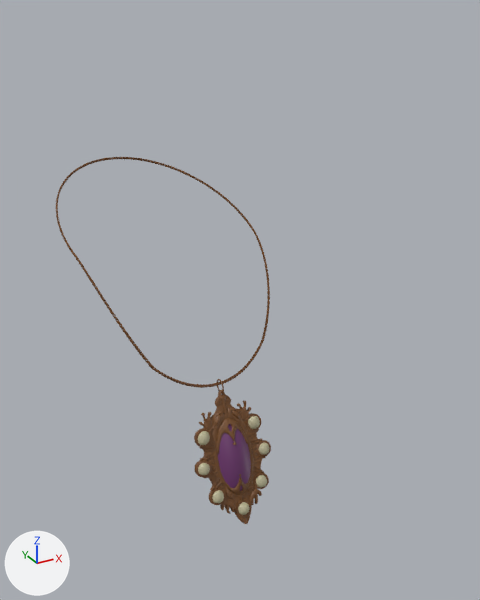
Before and after pictures for a commit that changed the FBX model Assets/Source/Player/Meshs/Catharine_pendant.fbx.
One viewpoint serves both versions: a 50 mm camera at (-0.156, -0.397, 1.653) aimed at (0.031, -0.058, 1.483). The lights are fixed; the arrows at lower left show +X, +Y and +Z. Where no turn or scale is listed for an object, it has been applied to the vertices.

Names of what the first picture shows: 'Catherine_pedant', 'Catherine_pedant_Connect', 'Catherine_pedant_Current', 'Nymeruis_gem_1', 'Nymeruis_gem_2', 'Nymeruis_gem_3', 'Nymeruis_gem_4', 'Nymeruis_gem_5', 'Nymeruis_gem_6', 'Nymeruis_gem_7'.
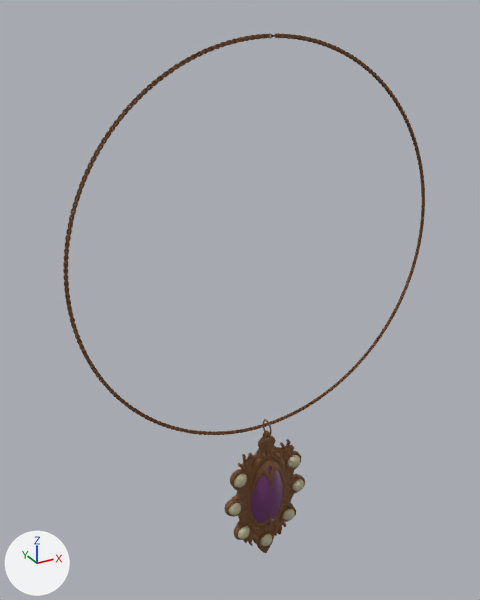
Boxes (x1, y1, x2, y2) around the edits, measured in the pictures (480 x 600 px):
```json
{"object": "Catherine_pedant", "change": "deleted", "before": [194, 390, 271, 524]}
{"object": "Catherine_Pendant", "change": "added", "after": [224, 430, 305, 553]}
{"object": "Catherine_current", "change": "added", "after": [63, 33, 425, 435], "on screen": "brown"}
{"object": "Catherine_pedant_Current", "change": "deleted", "before": [56, 157, 270, 388], "on screen": "brown"}
{"object": "Nymeruis_gem_1", "change": "moved", "before": [198, 431, 210, 445], "after": [234, 474, 247, 488]}
{"object": "Nymeruis_gem_7", "change": "moved", "before": [248, 416, 260, 429], "after": [288, 455, 300, 468]}
{"object": "Nymeruis_gem_2", "change": "moved", "before": [198, 463, 210, 475], "after": [229, 503, 241, 516]}
{"object": "Nymeruis_gem_3", "change": "moved", "before": [212, 490, 224, 503], "after": [238, 526, 250, 539]}
{"object": "Nymeruis_gem_4", "change": "moved", "before": [238, 502, 249, 515], "after": [260, 534, 272, 546]}
{"object": "Nymeruis_gem_5", "change": "moved", "before": [256, 475, 267, 487], "after": [283, 509, 295, 521]}
{"object": "Nymeruis_gem_6", "change": "moved", "before": [259, 443, 269, 455], "after": [293, 479, 304, 491]}
{"object": "Catherine_pedant_Connect", "change": "moved", "before": [217, 379, 224, 394], "after": [263, 419, 272, 436]}
```

Scene script edits in JSON lines:
```json
{"op": "add", "block": "me_mesh_009_1", "code": ["me_mesh_009_1 = bpy.data.meshes.new('Mesh.009')", "me_mesh_009_1.from_pydata(...)  # 6274 vertices, 5470 faces; spans x -0.0256..0.0256, y -0.0064..0.0016, z -0.0818..0.0022", "# faces by material slot: [5358, 112]", "me_mesh_009_1.materials.append(mat_leonora_pingente_master_catherine_pendant)  # brown #764d28", "me_mesh_009_1.materials.append(mat_leonora_pingente_master_equimon_gem)  # dark purple #6d356d"]}
{"op": "add", "block": "me_mesh_008_1", "code": ["me_mesh_008_1 = bpy.data.meshes.new('Mesh.008')", "me_mesh_008_1.from_pydata(...)  # 14144 vertices, 14144 faces; spans x -0.097..0.097, y -0.001..0.001, z -0.001..0.193", "me_mesh_008_1.materials.append(mat_leonora_pingente_master_catherine_pendant)  # brown #764d28"]}
{"op": "set", "path": "ob_nymeruis_gem_7.location", "old": "(0.017, -0.1008, 1.421)", "new": "(0.017, -0.1462, 1.4217)"}
{"op": "set", "path": "ob_nymeruis_gem_6.location", "old": "(0.0205, -0.1076, 1.4046)", "new": "(0.0205, -0.1463, 1.4039)"}
{"op": "set", "path": "ob_nymeruis_gem_3.location", "old": "(-0.015, -0.1144, 1.3868)", "new": "(-0.015, -0.146, 1.3848)"}
{"op": "set", "path": "ob_nymeruis_gem_4.location", "old": "(0.0, -0.119, 1.3751)", "new": "(0.0, -0.1461, 1.3724)"}
{"op": "remove", "block": "ob_catherine_pedant_current", "code": ["ob_catherine_pedant_current = bpy.data.objects.new('Catherine_pedant_Current', me_mesh_009)", "ob_catherine_pedant_current.location = (-0.001, -0.0879, 1.4468)"]}
{"op": "remove", "block": "ob_catherine_pedant", "code": ["ob_catherine_pedant = bpy.data.objects.new('Catherine_pedant', me_mesh_007)", "ob_catherine_pedant.location = (0.0, -0.0903, 1.4412)"]}
{"op": "set", "path": "ob_nymeruis_gem_2.location", "old": "(-0.0205, -0.1076, 1.4046)", "new": "(-0.0205, -0.1463, 1.4039)"}
{"op": "set", "path": "ob_nymeruis_gem_1.location", "old": "(-0.0171, -0.1008, 1.421)", "new": "(-0.0171, -0.1462, 1.4217)"}
{"op": "set", "path": "ob_nymeruis_gem_5.location", "old": "(0.0149, -0.1144, 1.3868)", "new": "(0.0149, -0.146, 1.3848)"}
{"op": "set", "path": "ob_catherine_pedant_connect.location", "old": "(0.0, -0.0887, 1.4453)", "new": "(0.0, -0.1431, 1.4485)"}
{"op": "add", "block": "ob_catherine_pendant", "code": ["ob_catherine_pendant = bpy.data.objects.new('Catherine_Pendant', me_mesh_009_1)", "ob_catherine_pendant.location = (0.0, -0.1431, 1.4441)"]}
{"op": "add", "block": "ob_catherine_current", "code": ["ob_catherine_current = bpy.data.objects.new('Catherine_current', me_mesh_008_1)", "ob_catherine_current.location = (-0.001, -0.143, 1.4505)"]}
```
